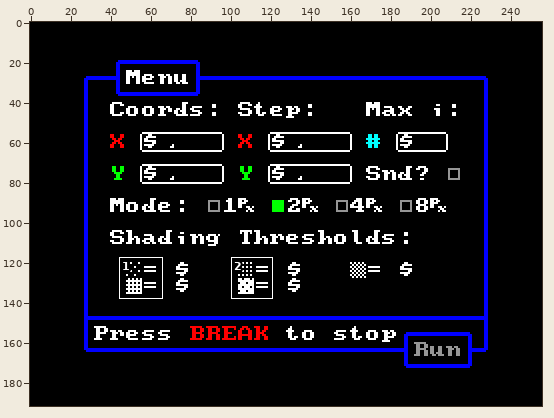
Pixel-art file -- GFX/Menu Screen.aseprite. The first picture is a wide view before the edit; the outline marks the close-up.
Close-up. As it was:
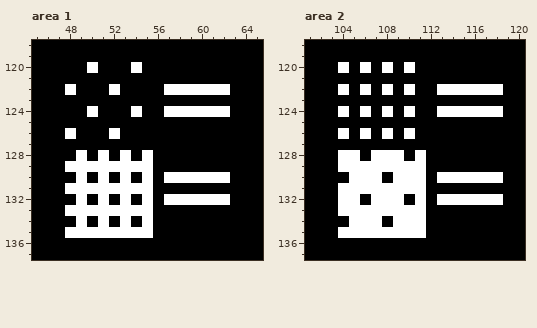
256x192 pixels, 1 frame. Shown: area 1: x 45..65, y 118..137; area 2: x 101..120, y 118..137. The commit also changed other parts of the picture, which this record leaves out.
Once edited:
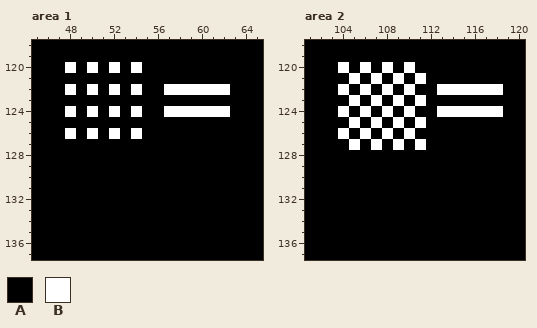
Palette (. is transparent): A #000000  B #ffffff
Change:
Changed rows in their new state; - is an unchanged pixel.
Area 1:
first column x 48:
120 B---B----------
122 --B---B--------
124 B---B----------
126 --B---B--------
128 -A-A-A-A-------
129 AAAAAAAA-------
130 -A-A-A-A-AAAAAA
131 AAAAAAAA-------
132 -A-A-A-A-AAAAAA
133 AAAAAAAA-------
134 -A-A-A-A-------
135 AAAAAAAA-------
Area 2:
first column x 104:
121 -B-B-B-B-------
123 -B-B-B-B-------
125 -B-B-B-B-------
127 -B-B-B-B-------
128 AA-AAA-A-------
129 AAAAAAAA-------
130 -AAA-AAA-AAAAAA
131 AAAAAAAA-------
132 AA-AAA-A-AAAAAA
133 AAAAAAAA-------
134 -AAA-AAA-------
135 AAAAAAAA-------
Changed places in both close-ups, as pixel boxes (x1, y1, x2, y2):
changed: (65, 62, 230, 238)
changed: (338, 73, 503, 238)
